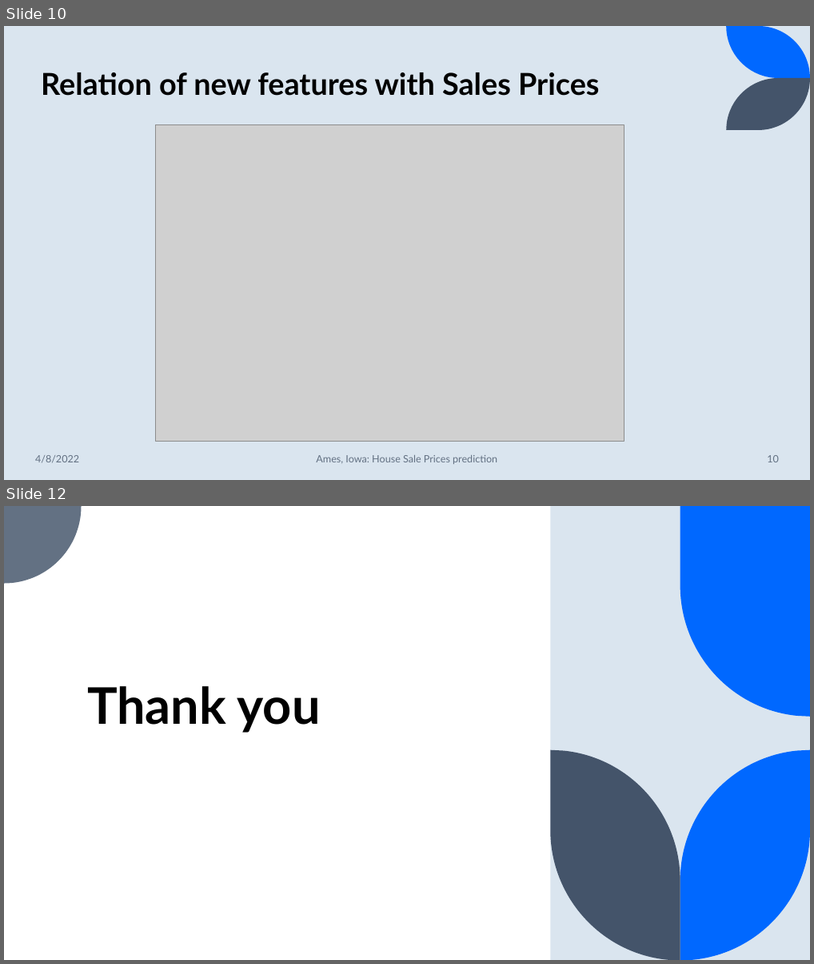
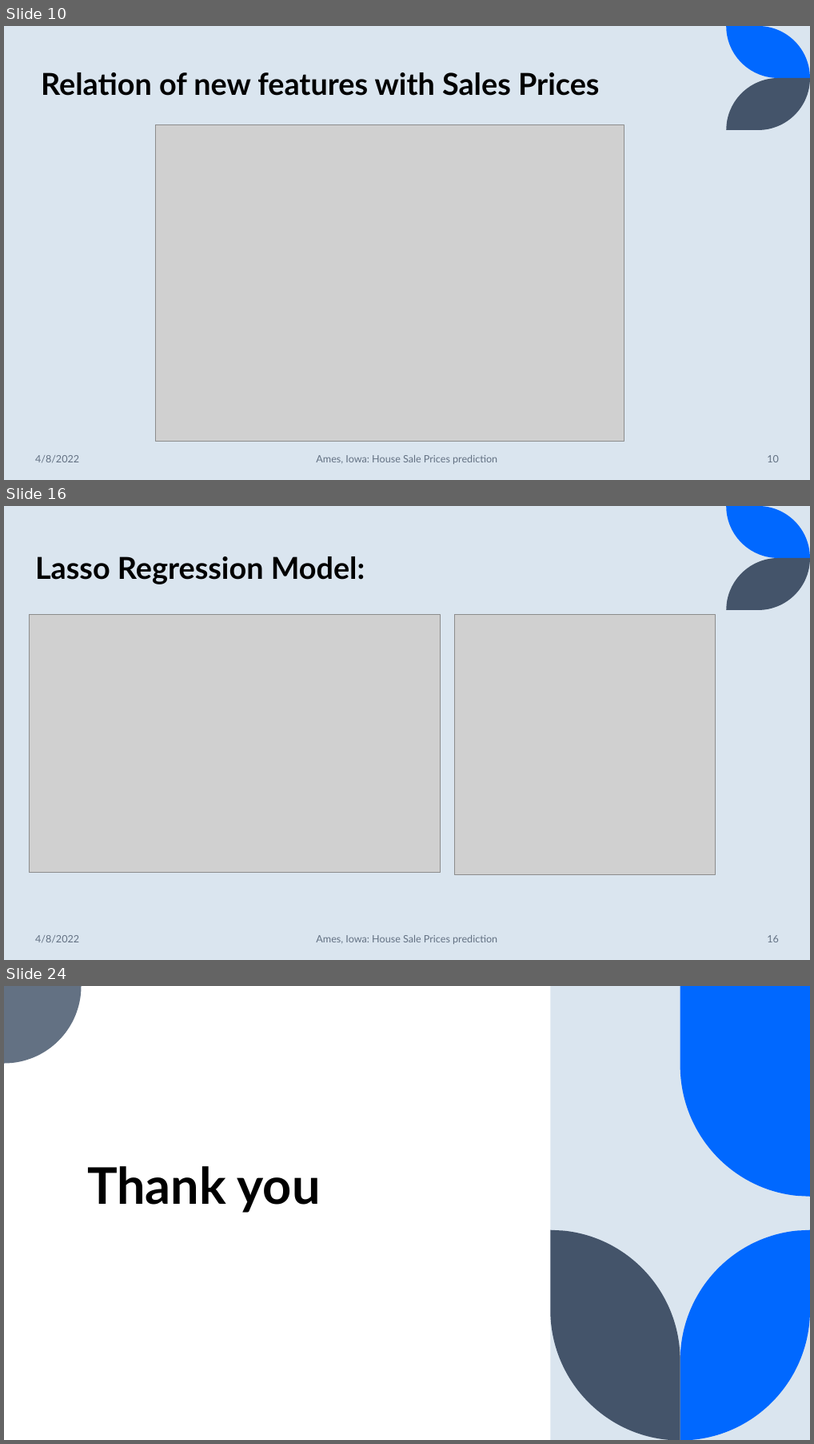
Before and after one commit to suhitasva/ML_Project, a slide deck: ML_Project.pptx. Shown one above the other, each under a label of ours: slides 10 and 12 before the commit, slides 10, 16 and 24 after it; the slides between them are not shown. The pictures are 814x964 and 814x1444 pixels, drawn with LibreOffice and Linux fonts; fonts in the diff are those of the drawing; grey boxes stand for pictures. Boxes give left, top, right and bottom in pixels: in the first picture for what was removed or moved away, otherwise in the second. Text is boxed around its words. In the diff, an @@ line names an element or a change of style, - is before the commit and + after.

```diff
--- a/ML_Project.pptx
+++ b/ML_Project.pptx
@@ slide 16 added at (x1=4, y1=506, x2=810, y2=960), background #DAE5EF; not listed: 2 template elements that a slide beside it also shows @@
@@ title added at (x1=35, y1=556, x2=366, y2=584), 36 pt, text #000000, bold @@
+Lasso Regression Model:
@@ picture added at (x1=30, y1=614, x2=441, y2=872) @@
@@ picture added at (x1=455, y1=614, x2=716, y2=875) @@
@@ text added at (x1=35, y1=935, x2=79, y2=943), 12 pt, text #637183 @@
+4/8/2022
@@ text added at (x1=316, y1=935, x2=498, y2=944), 12 pt, text #637183 @@
+Ames, Iowa: House Sale Prices prediction
@@ page number added at (x1=767, y1=935, x2=779, y2=942), 12 pt, text #637183 @@
+16
@@ what was slide 12 is now slide 24 @@
```
Also in this commit, not shown: 12 other slides added, 1 slide removed.
